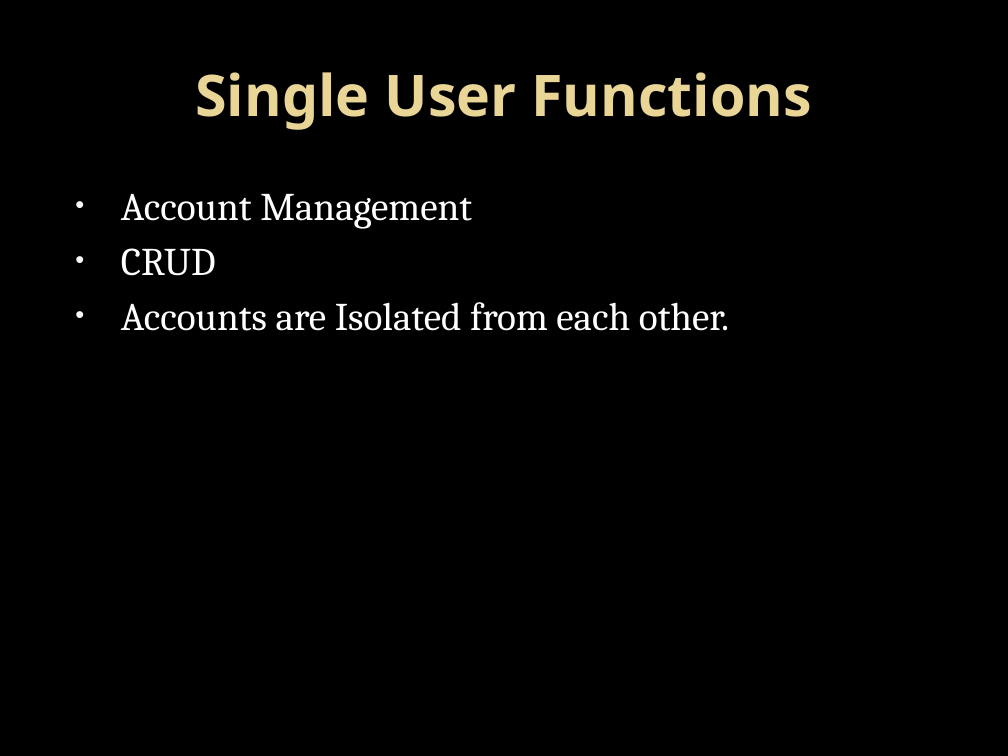
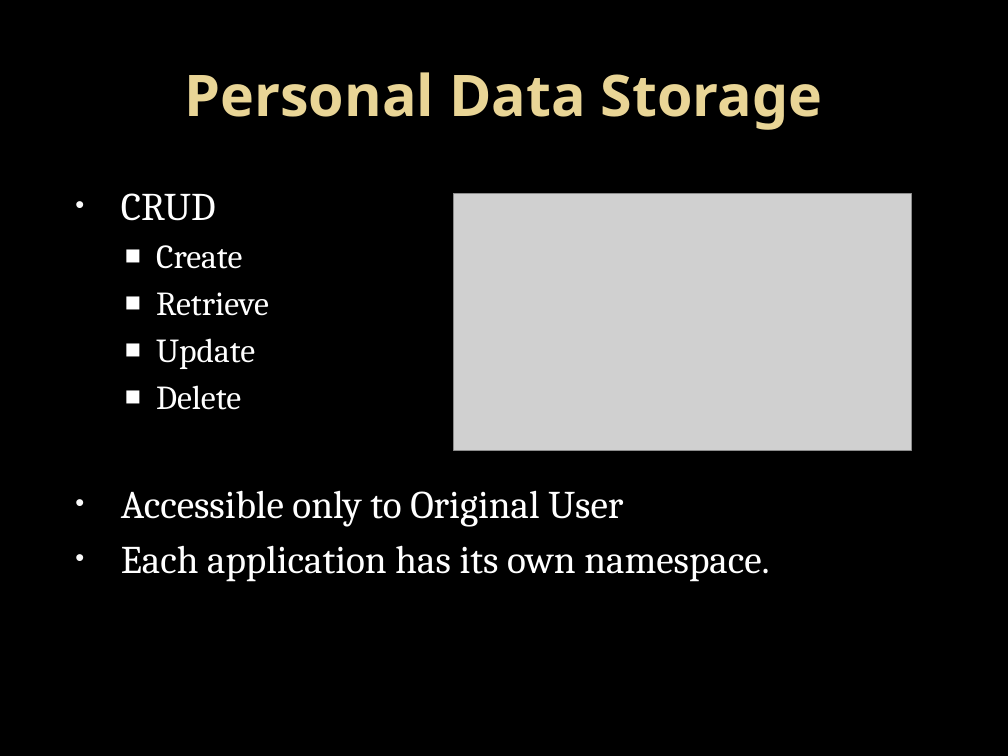
Before and after one commit to ProfBMoriarty/Knecht, a slide deck: slide 5 of Knecht.pptx. Drawn at 1008x756 pixels with LibreOffice and Linux fonts; fonts in the diff are those of the drawing; grey boxes stand for pictures; background and template pictures are left out. Boxes give left, top, right and bottom in pixels: in the first picture for what was removed or moved away, otherwise in the second. Text is boxed around its words. In the diff, an @@ line names an element or a change of style, - is before the commit and + after.

```diff
--- a/Knecht.pptx
+++ b/Knecht.pptx
@@ title at (184, 72, 823, 130): text changed @@
-Single User Functions
+Personal Data Storage
@@ text at (121, 194, 472, 229): paragraph removed @@
-• Account Management
@@ picture added at (454, 194, 911, 451) @@
@@ text at (121, 245, 769, 582): text changed @@
-• Accounts are Isolated from each other.
+  ■ Create
+  ■ Retrieve
+  ■ Update
+  ■ Delete
+• Accessible only to Original User
+• Each application has its own namespace.
```
Also in this commit, not shown: 9 other slides changed, 2 slides added, 8 slides removed.
